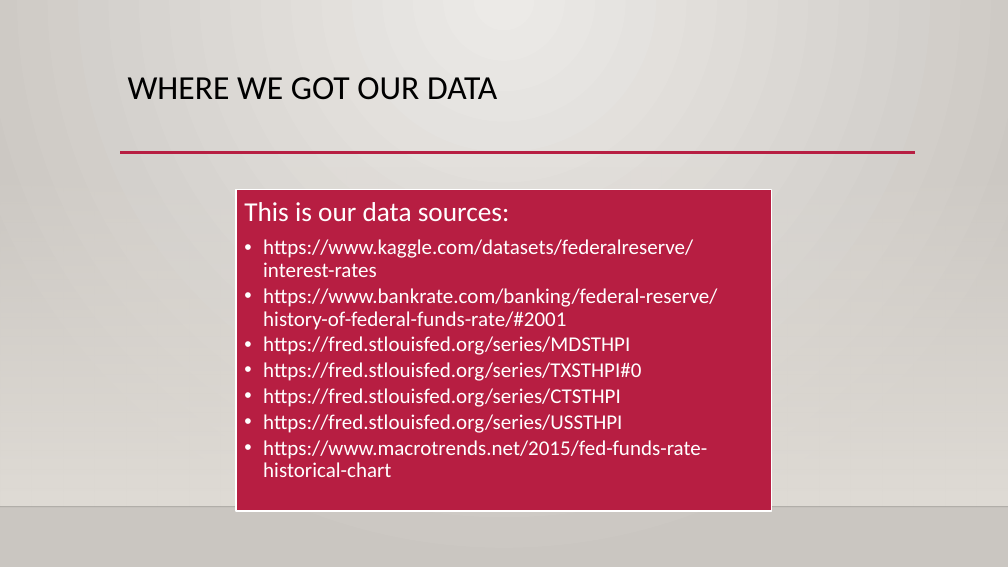
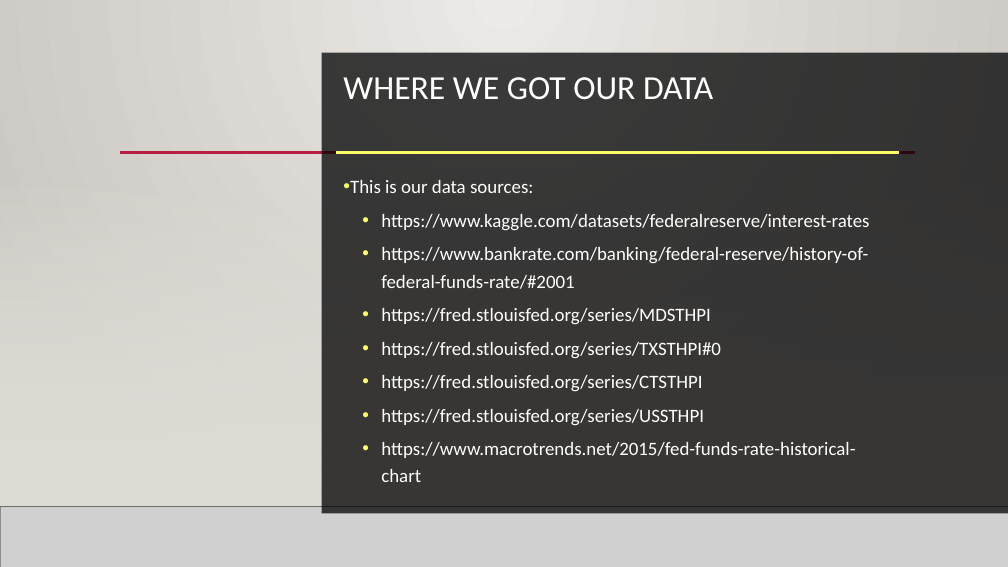
Before and after one commit to GitItDren/Python-Project-CMD-, a slide deck: slide 3 of Python Project(Team CMD).pptx. Drawn at 1008x567 pixels with LibreOffice and Linux fonts; fonts in the diff are those of the drawing; grey boxes stand for pictures; background and template pictures are left out. Boxes give left, top, right and bottom in pixels: in the first picture for what was removed or moved away, otherwise in the second. Text is boxed around its words. In the diff, an @@ line names an element or a change of style, - is before the commit and + after.

```diff
--- a/Python Project(Team CMD).pptx
+++ b/Python Project(Team CMD).pptx
@@ rectangle added at [322,53,1008,513], fill #000001 at 75% opacity @@
@@ title "WHERE WE GOT OUR DATA": place and size @@
-title "WHERE WE GOT OUR DATA" at [128,77,497,100]
+title "WHERE WE GOT OUR DATA" at [343,77,713,100]
@@ title "WHERE WE GOT OUR DATA" at [343,77,713,100]: text colour #000000 to #FFFFFE @@
@@ rectangle: place and size @@
-rectangle at [236,190,771,511]
+rectangle at [0,167,1008,507]
@@ rectangle at [0,167,1008,507]: fill #B71E42 to gradient #DFDBD5; outline #FFFFFF 1.25 pt to none @@
@@ line removed from (120, 153) to (915, 153) @@
@@ line added from (120, 153) to (915, 153), #B71E42 2.5 pt @@
@@ text "This is our data sources:": place and size @@
-text "This is our data sources:" at [244,202,717,477]
+text "This is our data sources:" at [350,180,869,482]
@@ text "This is our data sources:" at [350,180,869,482]: size 26 to 18 pt in "This is our data sources:"; text colour #FFFFFF to #FFFFFE, size 20 to 18 pt; bullet none to •; line spacing 0.9 to 1.2; less space between paragraphs; indent changed; more space between paragraphs @@
@@ line added from (337, 153) to (900, 153), #FEFF67 2.5 pt @@
@@ picture added at [0,507,1008,567] @@
@@ line added from (0, 507) to (1008, 507), #000001 1 pt @@
```
Also in this commit, not shown: 3 other slides changed.
